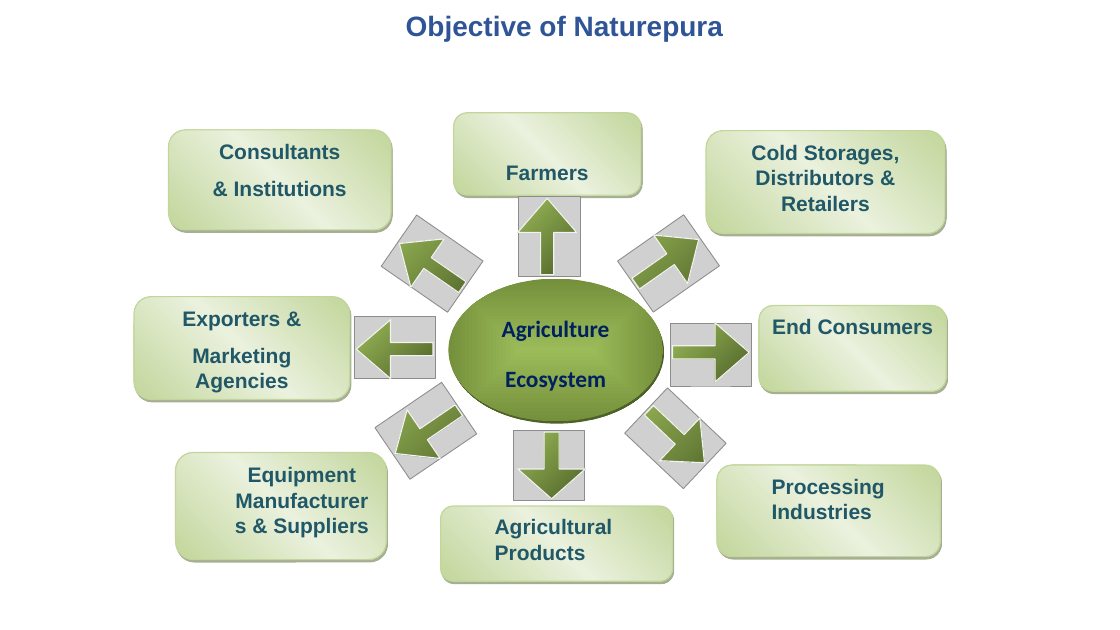
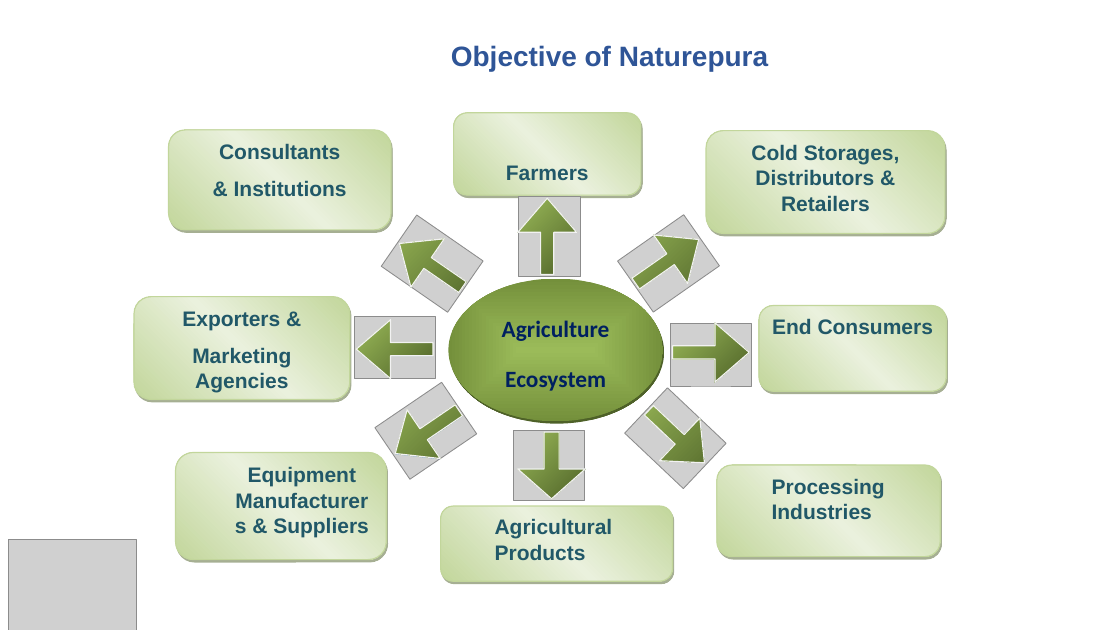
Before and after one commit to tusarmohapatra/NaturopuraV1, a slide deck: slide 5 of Naturepura Pitchdeck.pptx. Drawn at 1120x630 pixels with LibreOffice and Linux fonts; fonts in the diff are those of the drawing; grey boxes stand for pictures; background and template pictures are left out. Boxes give left, top, right and bottom in pixels: in the first picture for what was removed or moved away, otherwise in the second. Text is boxed around its words. In the diff, an @@ line names an element or a change of style, - is before the commit and + after.

```diff
--- a/Naturepura Pitchdeck.pptx
+++ b/Naturepura Pitchdeck.pptx
@@ text "Objective of Naturepura": place and size @@
-text "Objective of Naturepura" at box(406, 15, 723, 41)
+text "Objective of Naturepura" at box(451, 45, 768, 71)
@@ text "Objective of Naturepura" at box(451, 45, 768, 71): alignment centre to left; line spacing 0.9 to 1; less space between paragraphs @@
@@ picture added at box(8, 539, 136, 630) @@
```
Also in this commit, not shown: 17 other slides changed, 1 slide added, 1 slide removed.
